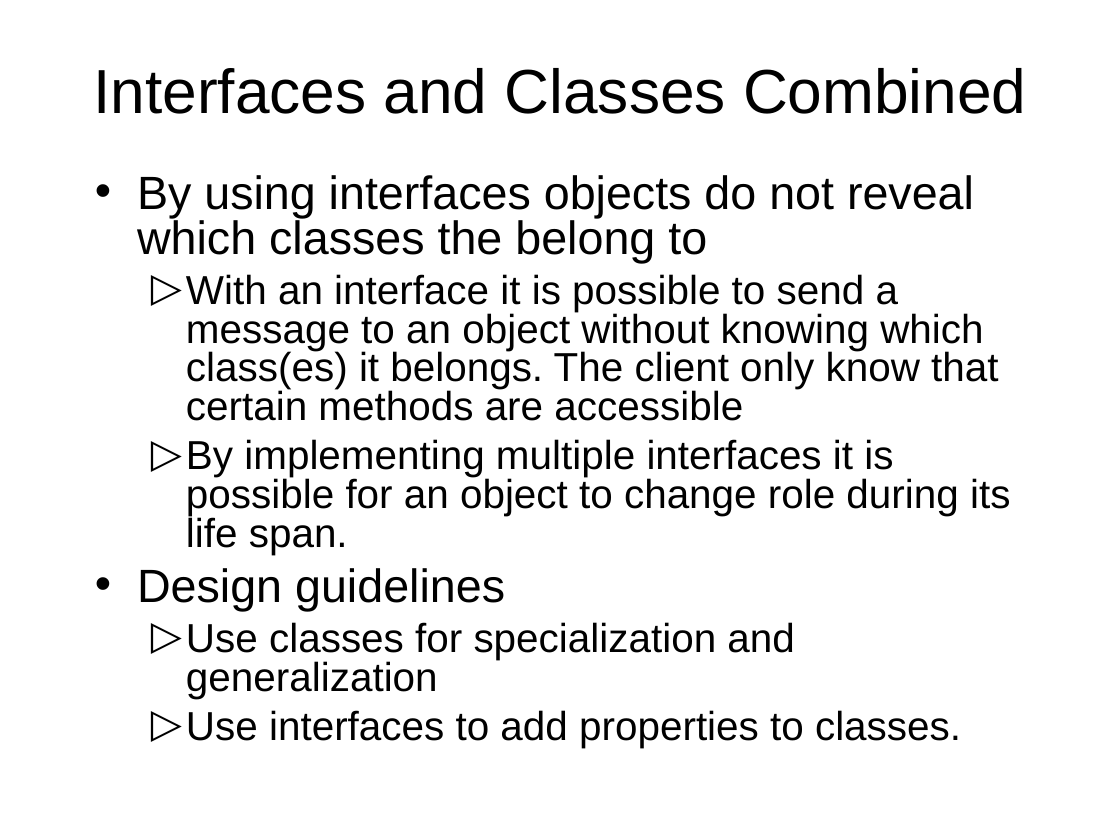
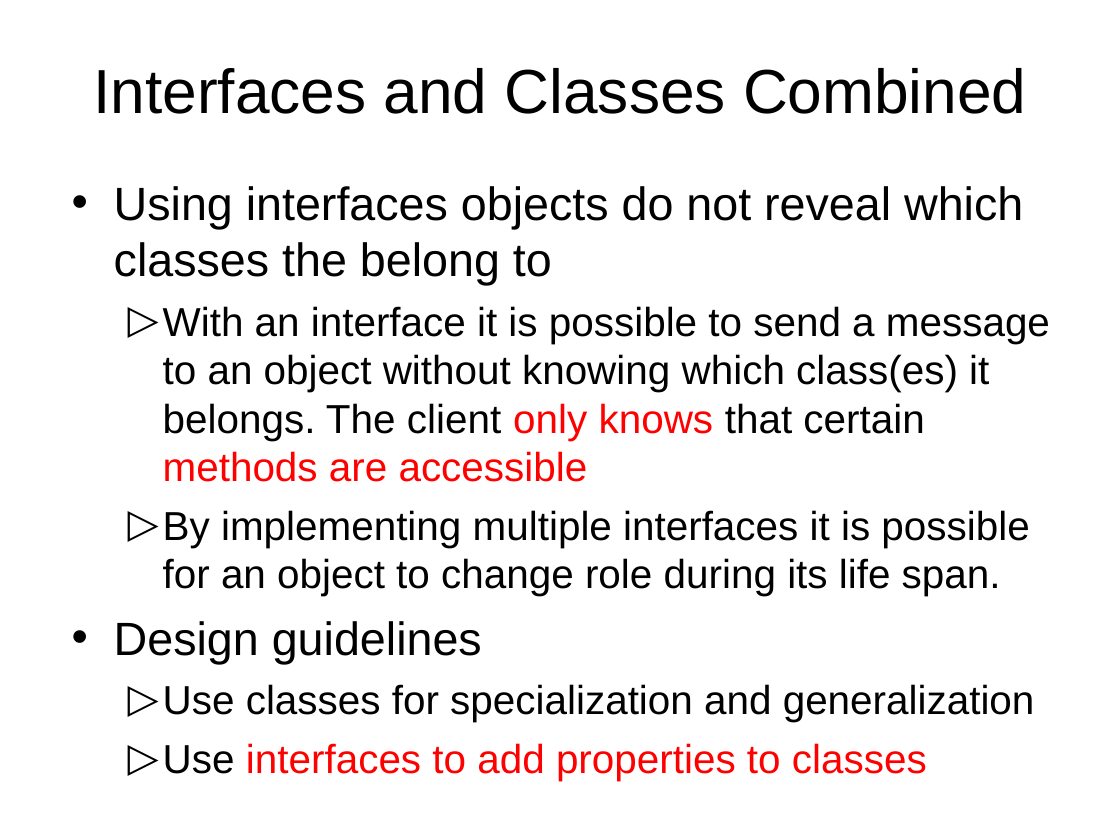
Before and after one commit to octaviordz/zjnu2017.github.io, a slide deck: slide 58 of OOP/lectures/040--Inheritance.and.Interfaces.ppt (slide 60 before the commit). Drawn at 1120x840 pixels with LibreOffice and Linux fonts; fonts in the diff are those of the drawing. Boxes give left, top, right and bottom in pixels: in the first picture for what was removed or moved away, otherwise in the second. Text is boxed around its words. In the diff, an @@ line names an element or a change of style, - is before the commit and + after.

```diff
--- a/OOP/lectures/040--Inheritance.and.Interfaces.ppt
+++ b/OOP/lectures/040--Inheritance.and.Interfaces.ppt
@@ text "Using interfaces objects do not ...": place and size @@
-text "Using interfaces objects do not ..." at [137, 175, 1010, 748]
+text "Using interfaces objects do not ..." at [114, 186, 1050, 781]
@@ text at [114, 186, 1050, 482]: text changed @@
-• By using interfaces objects do not reveal which classes the belong to
-  ▷ With an interface it is possible to send a message to an object without knowing which class(es) it belongs. The client only know that certain methods are accessible
+• Using interfaces objects do not reveal which classes the belong to
+  ▷ With an interface it is possible to send a message to an object without knowing which class(es) it belongs. The client only knows that certain methods are accessible
@@ text at [114, 510, 1035, 722]: line spacing 0.8 to 1 @@
@@ text at [163, 743, 927, 781]: text changed; text colour #000000 to #FF0000 @@
-  ▷ Use interfaces to add properties to classes.
+  ▷ Use interfaces to add properties to classes
```
Also in this commit, not shown: 31 other slides changed, 6 slides added, 8 slides removed, 1 other file.
